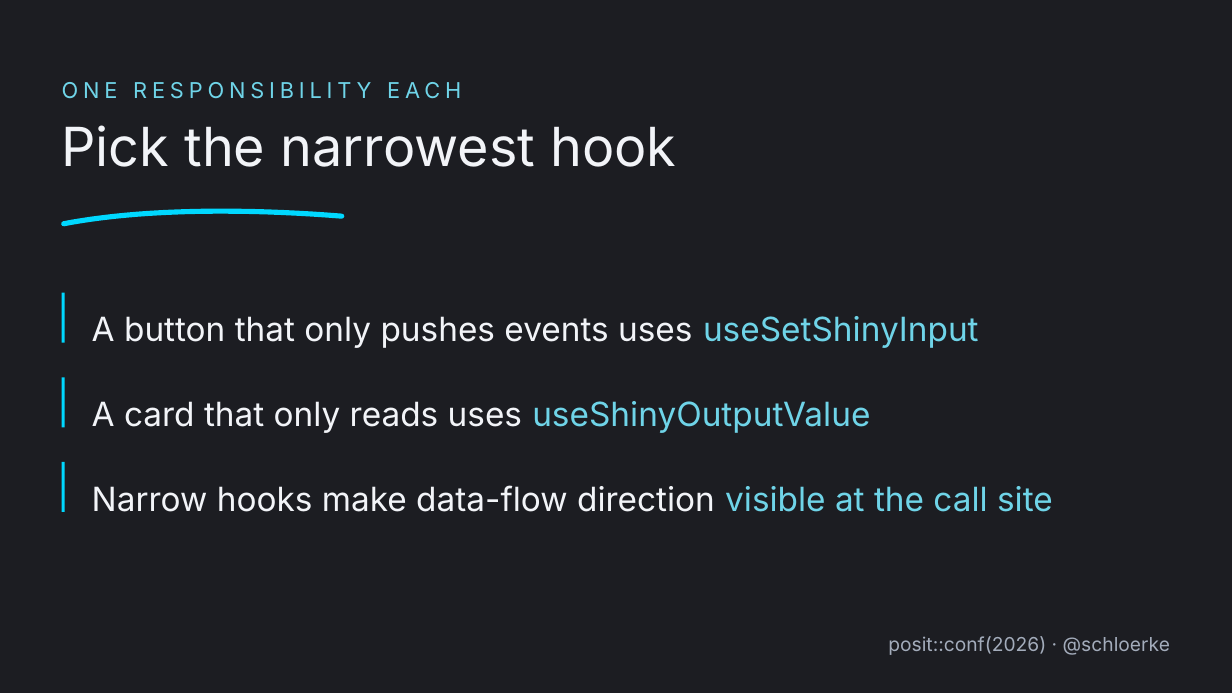
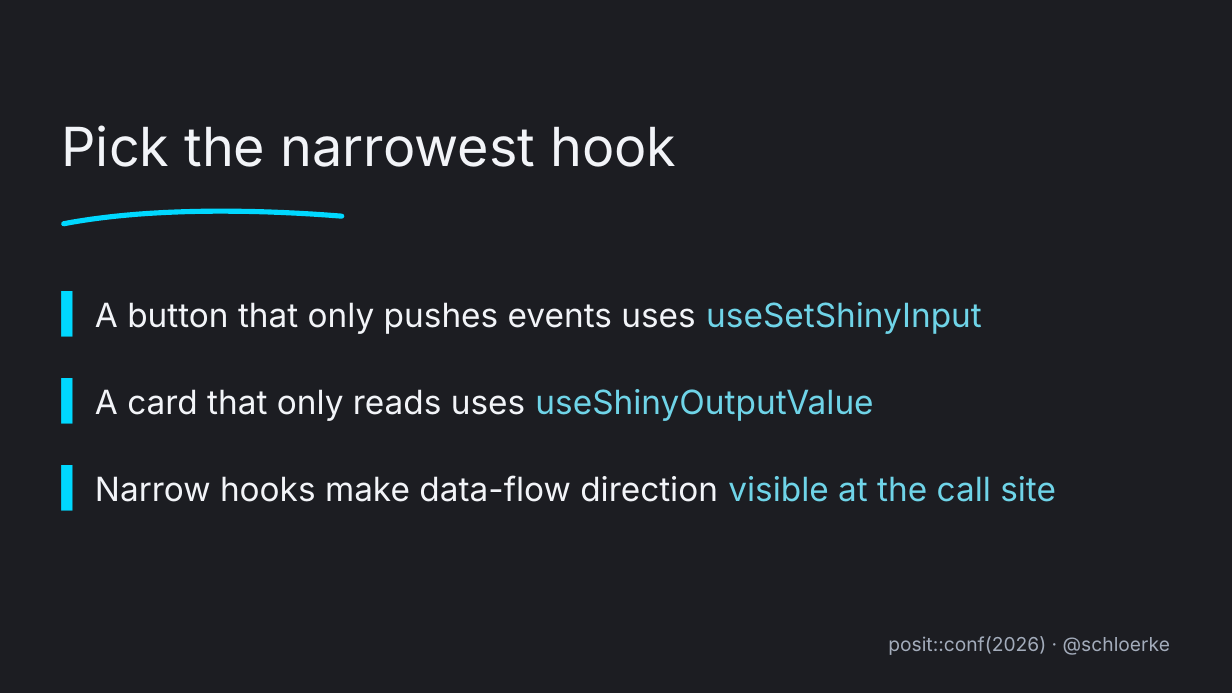
Before and after one commit to schloerke/presentation-2026-09-15-posit-conf-shinyreact, a slide deck: slide 3 of theme/shinyreact-dark.pptx. Drawn at 1232x693 pixels with LibreOffice and Linux fonts; fonts in the diff are those of the drawing. Boxes give left, top, right and bottom in pixels: in the first picture for what was removed or moved away, otherwise in the second. Text is boxed around its words. In the diff, an @@ line names an element or a change of style, - is before the commit and + after.

```diff
--- a/theme/shinyreact-dark.pptx
+++ b/theme/shinyreact-dark.pptx
@@ text removed at (x1=62, y1=82, x2=461, y2=99) @@
-ONE RESPONSIBILITY EACH
@@ rectangle removed at (x1=62, y1=293, x2=65, y2=343) @@
@@ text removed at (x1=92, y1=316, x2=979, y2=348) @@
-A button that only pushes events uses useSetShinyInput
@@ text added at (x1=95, y1=302, x2=1056, y2=502), 26 pt, text #F2F4F8 @@
+▍ A button that only pushes events uses useSetShinyInput
+▍ A card that only reads uses useShinyOutputValue
+▍ Narrow hooks make data-flow direction visible at the call site
@@ rectangle removed at (x1=62, y1=377, x2=65, y2=427) @@
@@ text removed at (x1=92, y1=401, x2=870, y2=433) @@
-A card that only reads uses useShinyOutputValue
@@ rectangle removed at (x1=62, y1=462, x2=65, y2=512) @@
@@ text removed at (x1=92, y1=485, x2=1053, y2=512) @@
-Narrow hooks make data-flow direction visible at the call site
```
Also in this commit, not shown: 4 other slides changed, 14 other files.
